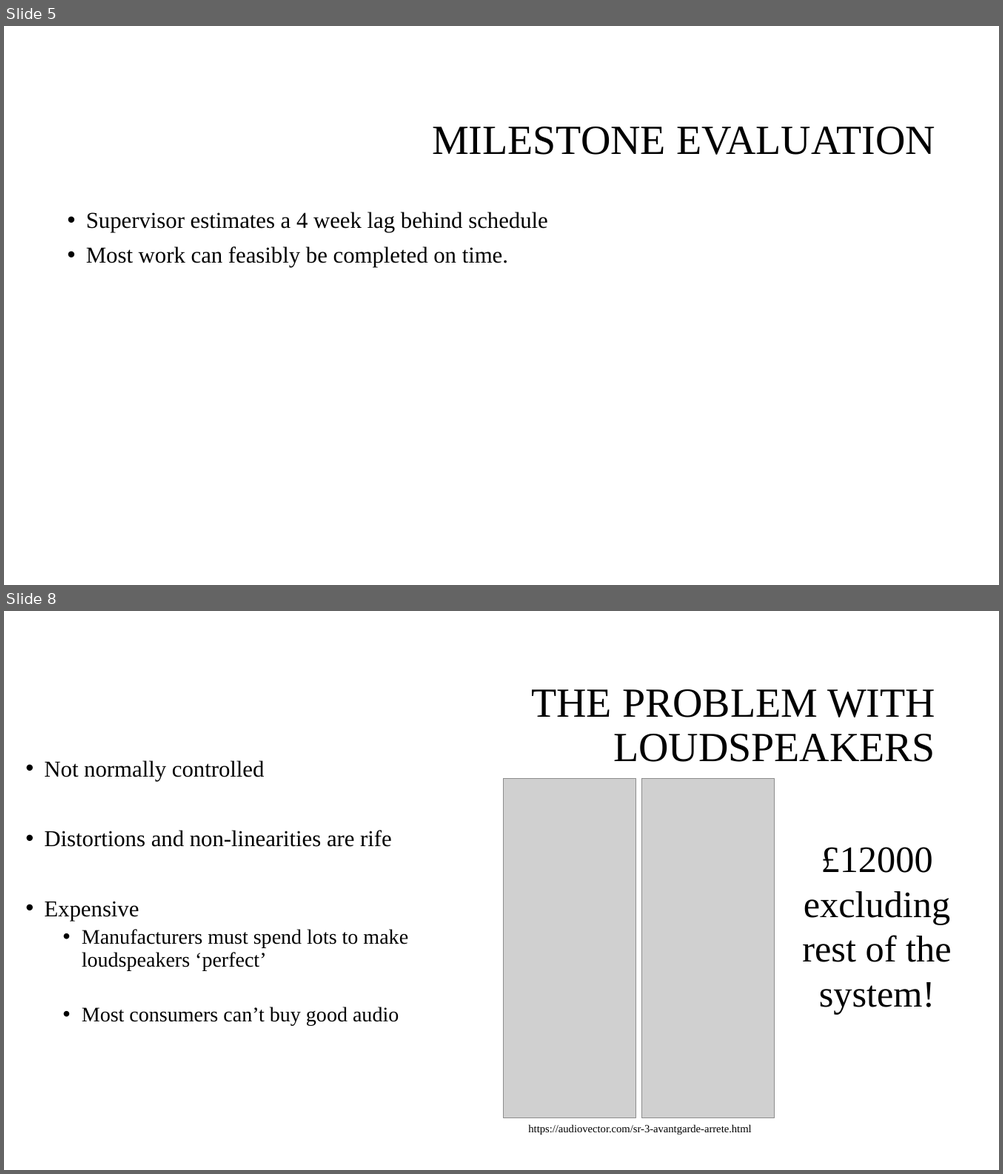
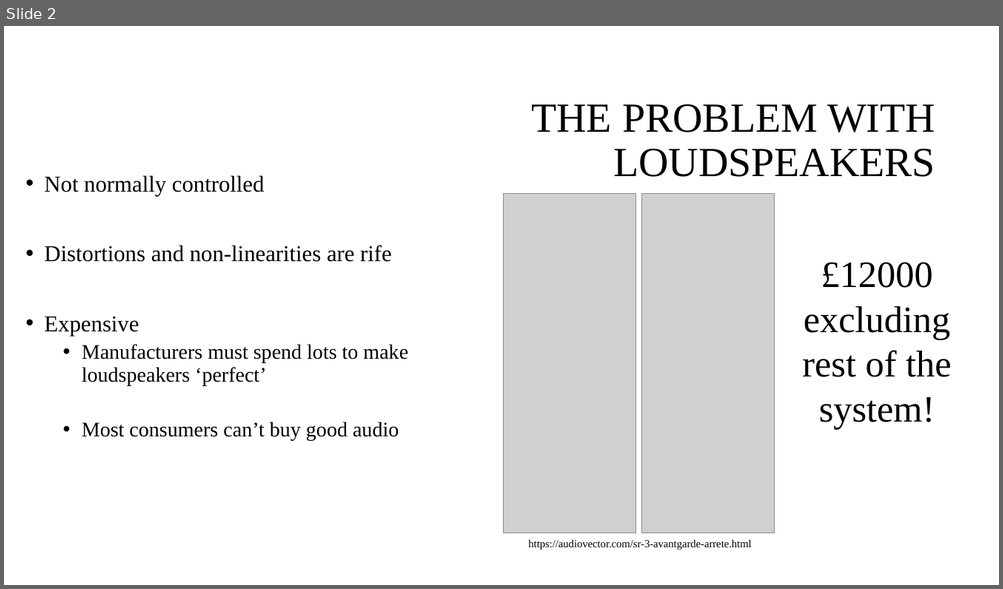
Before and after one commit to spez1998/3rd-year-project, a slide deck: Deliverables/2ndMarkerViva/viva_presentation.pptx. Shown one above the other, each under a label of ours: slides 5 and 8 before the commit, slide 2 after it; the slides between them are not shown. The pictures are 1003x1174 and 1003x589 pixels, drawn with LibreOffice and Linux fonts; fonts in the diff are those of the drawing; grey boxes stand for pictures; background and template pictures are left out. Boxes give left, top, right and bottom in pixels: in the first picture for what was removed or moved away, otherwise in the second. Text is boxed around its words. In the diff, an @@ line names an element or a change of style, - is before the commit and + after.

```diff
--- a/Deliverables/2ndMarkerViva/viva_presentation.pptx
+++ b/Deliverables/2ndMarkerViva/viva_presentation.pptx
@@ slide 5 removed at (x1=4, y1=26, x2=999, y2=585), background #FFFFFF @@
@@ title removed at (x1=432, y1=127, x2=935, y2=155) @@
-MILESTONE EVALUATION
@@ text removed at (x1=86, y1=212, x2=548, y2=267) @@
-• Supervisor estimates a 4 week lag behind schedule
-• Most work can feasibly be completed on time.
@@ what was slide 8 is now slide 2 @@
```
Also in this commit, not shown: 4 slides changed, 2 slides added, 4 other slides removed, 1 other file.
